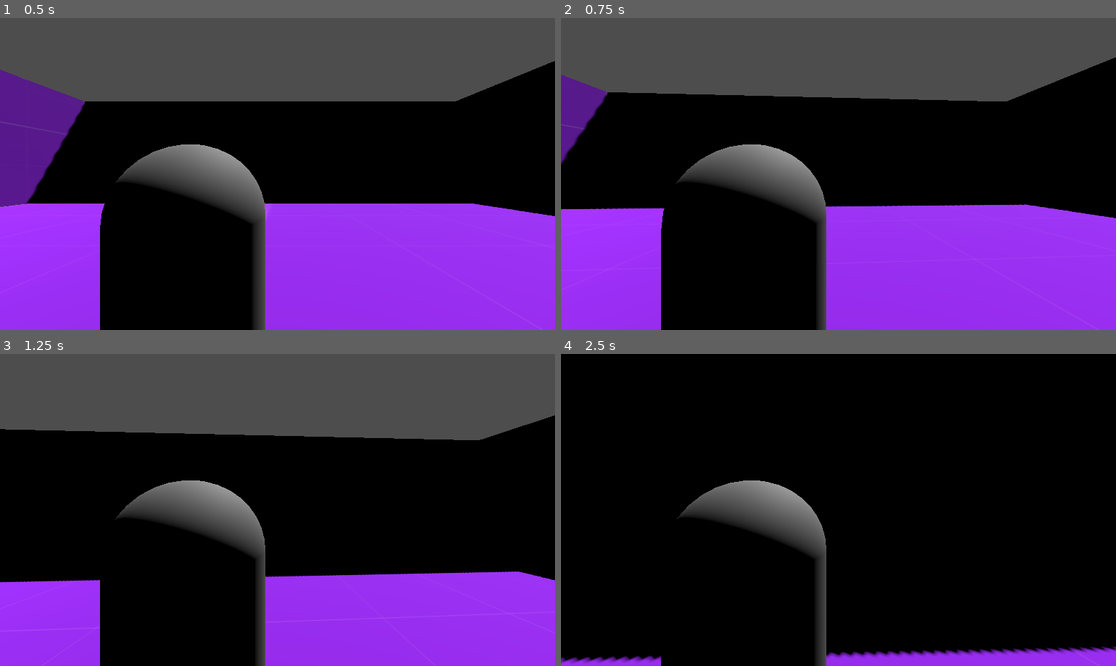
Above: before the commit, frames 1-4 (two rows, left to right).
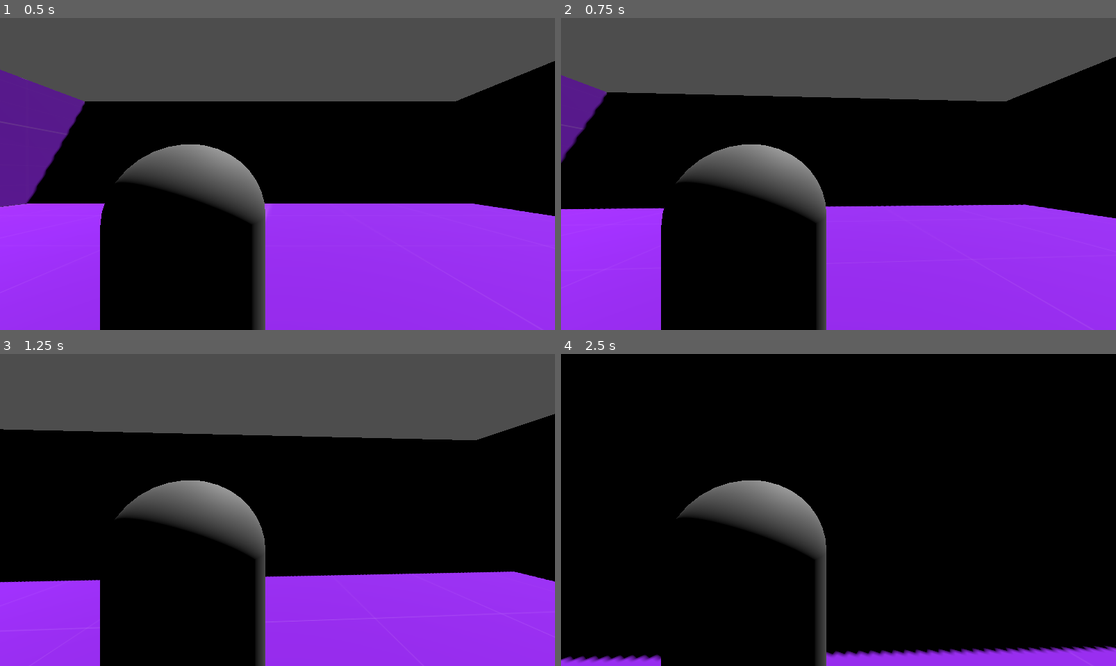
Above: after the commit, the same moments.

Repository: miksingsoju/ots-tps
Game: Godot game, scene res://World.tscn
Same seed, same stepped clock (60 frames per second), same inputs: the game is played once before the commit and once after it.
Inputs (mouse positions are in pixels of both pictures, inside the frame that each line leads up to):
- Up to frame 1 (0.5 s): no input
- Up to frame 2 (0.75 s): tap Enter at 0.5 s; move the mouse to (866, 174) at 0.52 s; hold W (up) from 0.53 s (still down)
- Up to frame 3 (1.25 s): keep holding W (up); tap Space (jump) at 0.77 s
- Up to frame 4 (2.5 s): keep holding W (up); move the mouse to (810, 510) at 1.27 s; tap Space (jump) at 1.52 s; move the mouse to (849, 503) at 2.02 s

Frame 1 is identical in both runs. In frame 2, 0.2% of the frame differs, in the area x 0-100%, y 12-68%; in frame 3, 0.2%; in frame 4, 1.0%, in the area x 0-100%, y 40-100%.

Commit message:
add: character rotates alongside camera

Diff:
--- a/camera_system.gd
+++ b/camera_system.gd
@@ -1,7 +1,10 @@
 extends Node3D
+
+@export var character: CharacterBody3D
 
 var camera_rotation: Vector2 = Vector2.ZERO
 var mouse_sensitivity: float = 0.001
+var max_y_rotation: float = 1.5
 # Called when the node enters the scene tree for the first time.
 func _ready() -> void:
 	Input.set_mouse_mode(Input.MOUSE_MODE_CAPTURED)
@@ -20,5 +23,9 @@
 	camera_rotation += mouse_movement
 
 	transform.basis = Basis()
-	rotate_object_local(Vector3(0,1,0), -camera_rotation.x)
-	rotate_object_local(Vector3(1,0,0), -camera_rotation.y)
+	character.transform.basis = Basis()
+
+	character.rotate_object_local(Vector3(0,1,0), -camera_rotation.x)
+	character.rotate_object_local(Vector3(1,0,0), -camera_rotation.y)
+
+	camera_rotation.y = clamp(camera_rotation.y, -max_y_rotation, max_y_rotation)
--- a/player.tscn
+++ b/player.tscn
@@ -16,8 +16,9 @@
 [node name="MeshInstance3D" type="MeshInstance3D" parent="."]
 mesh = SubResource("CapsuleMesh_4flbx")
 
-[node name="Camera System" type="Node3D" parent="."]
+[node name="Camera System" type="Node3D" parent="." node_paths=PackedStringArray("character")]
 script = ExtResource("2_onrkg")
+character = NodePath("..")
 
 [node name="Camera3D" type="Camera3D" parent="Camera System"]
 transform = Transform3D(1, 0, 0, 0, 1, 0, 0, 0, 1, 0.58511394, 0.7955173, 1.4299698)
